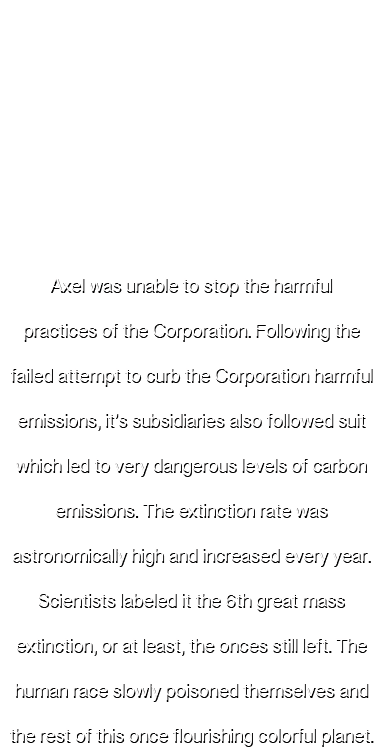
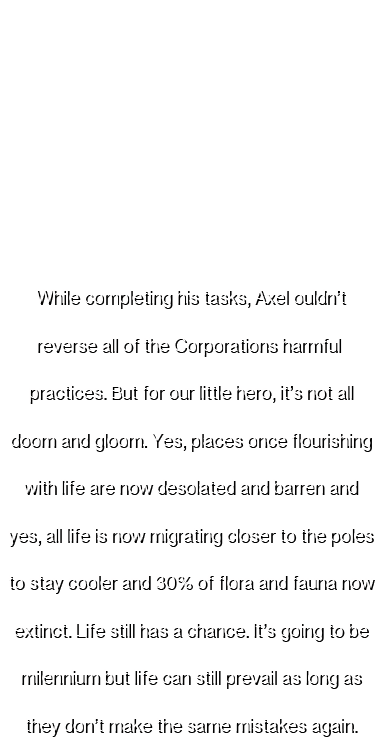
Before/after of a 380 × 750 layered artwork. What changed in the layer stack:
renamed "Axel was unable to stop the harmful practices of the Corporatio" to "While completing his tasks, Axel ouldn’t reverse all of the Cor", painted on it over [9, 279, 373, 745]
renamed "Axel was unable to stop the harmful practices of the Corporatio" to "While completing his tasks, Axel ouldn’t reverse all of the Cor", painted on it over [9, 279, 375, 747]
